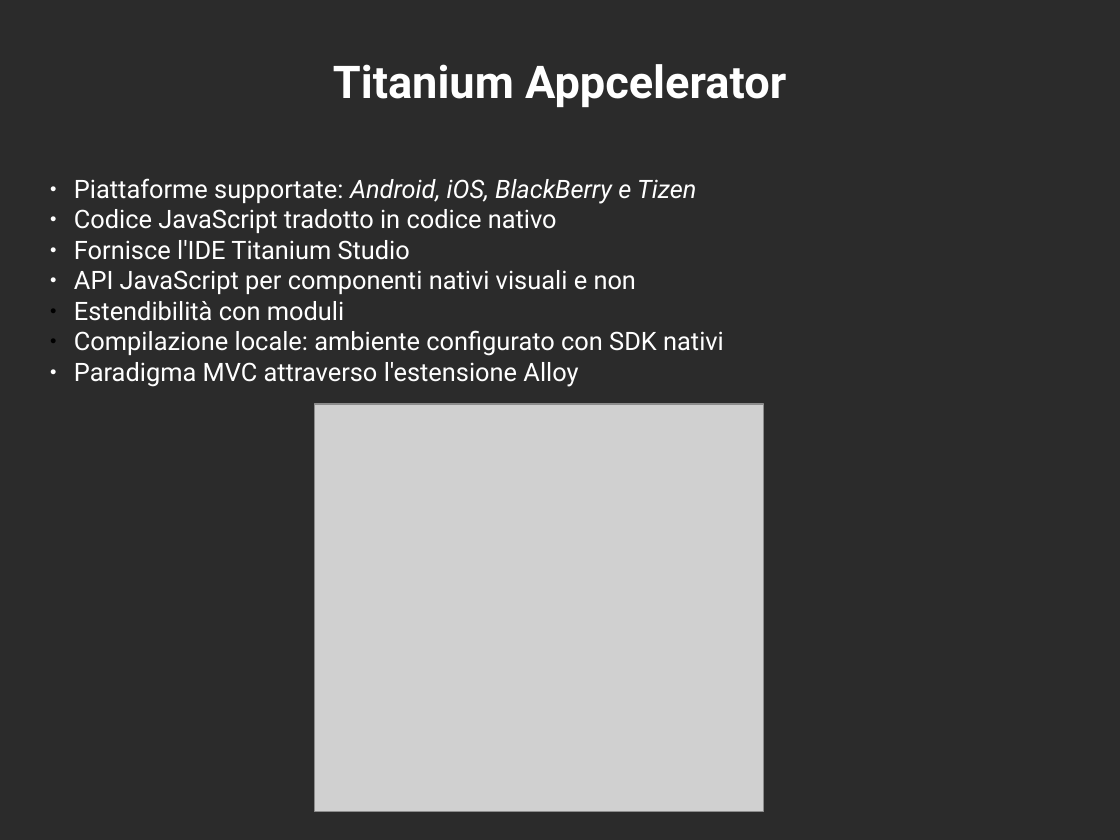
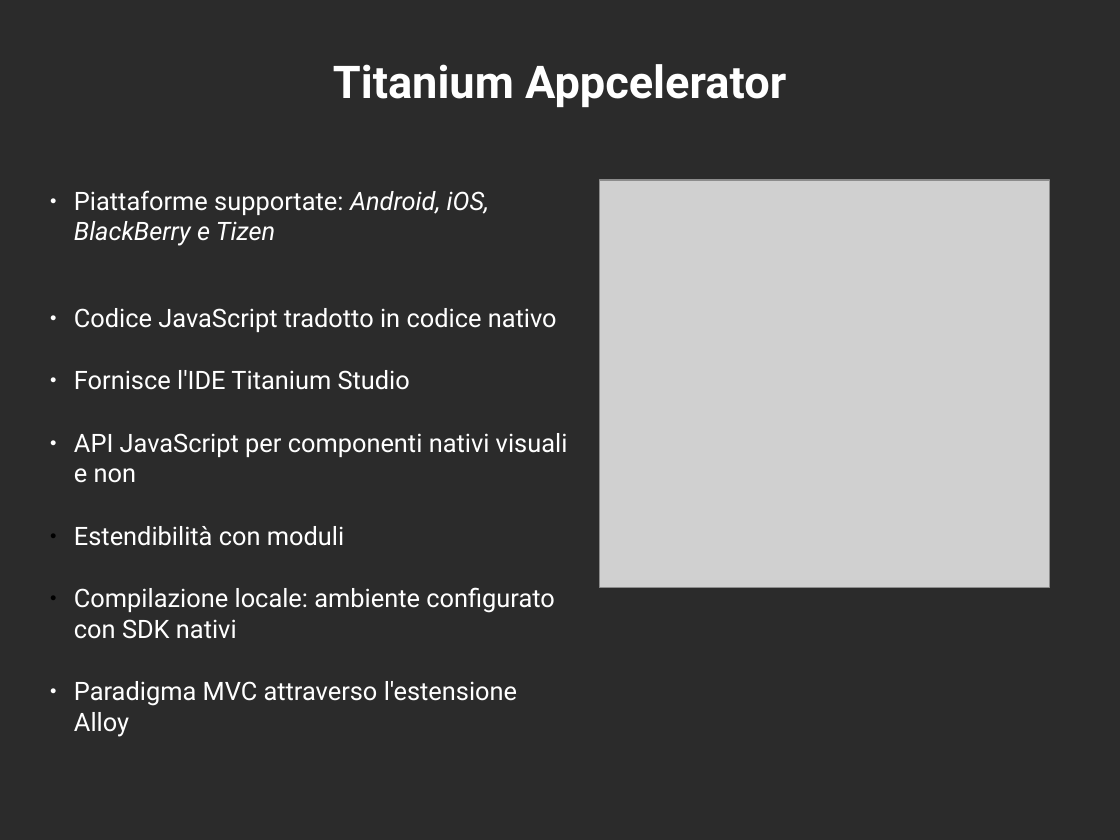
Before and after one commit to mircobe87/tesi-crossplatform, a slide deck: slide 6 of presentazione/presentazione.odp. Drawn at 1120x840 pixels with LibreOffice and Linux fonts; fonts in the diff are those of the drawing; grey boxes stand for pictures; background and template pictures are left out; a plain dark background stands for a picture behind light text. Boxes give left, top, right and bottom in pixels: in the first picture for what was removed or moved away, otherwise in the second. Text is boxed around its words. In the diff, an @@ line names an element or a change of style, - is before the commit and + after.

Commit message:
sistemata diapositiva titanium e phonegap

```diff
--- a/presentazione/presentazione.odp
+++ b/presentazione/presentazione.odp
@@ text "Piattaforme supportate: Android, iOS, BlackBerry ...": place and size @@
-text "Piattaforme supportate: Android, iOS, BlackBerry ..." at (74, 178, 724, 387)
+text "Piattaforme supportate: Android, iOS, BlackBerry ..." at (74, 190, 568, 737)
@@ text "Piattaforme supportate: Android, iOS, BlackBerry ..." at (74, 190, 568, 737): more space between paragraphs @@
@@ picture: place and size @@
-picture at (314, 405, 764, 812)
+picture at (601, 180, 1051, 587)
```
Also in this commit, not shown: 2 other slides changed.
